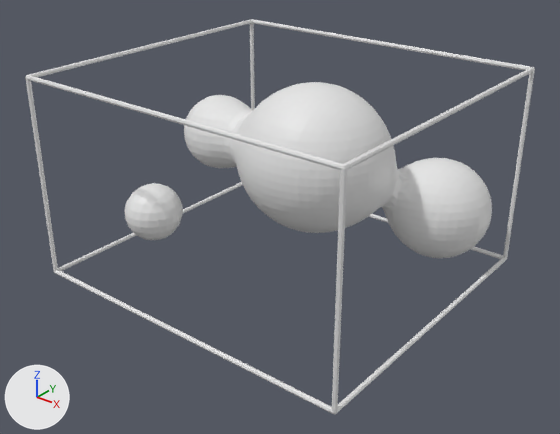
A saved change to the OBJ model Assets/Models/Stomach/ventre_0010.obj.
Rendered twice from a camera (50 mm lens) standing at (95.5, -120.8, 74.3) and looking at (1.7, -3.6, 1.7). Arrows for +X, +Y and +Z are at lower left; the lights stay in place. Where no turn or scale is listed for an object, it has been applied to the vertices. Vertices at the same position are counted once.

In view in the first picture: 'ventre_0010'.
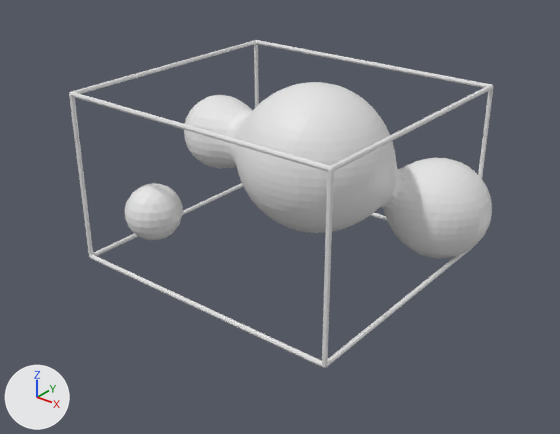
The change, as a list of edits to the scene's bpy script:
```text
Change me_ventre_0010:
    where me_ventre_0010.from_pydata(...)  # 3714 vertices, 4664 faces; spans x -38.4..38.4, y -34.6..34.8, z -12.7..32.5
    used by ob_ventre_0010; location = (0.0, 0.0, 0.0)
    me_ventre_0010 part 1: the loose piece of 208 vertices spanning x -38.4..38.4, y -34.6..34.6, z -12.7..32.5 is scaled about its middle by 0.84
```

Changed parts and their boxes (x1, y1, x2, y2) in the pictures (560 x 434 px):
'ventre_0010', reshaped (17% narrower, 17% shorter)
    before: (25, 19, 535, 414)
    after: (69, 40, 493, 368)
